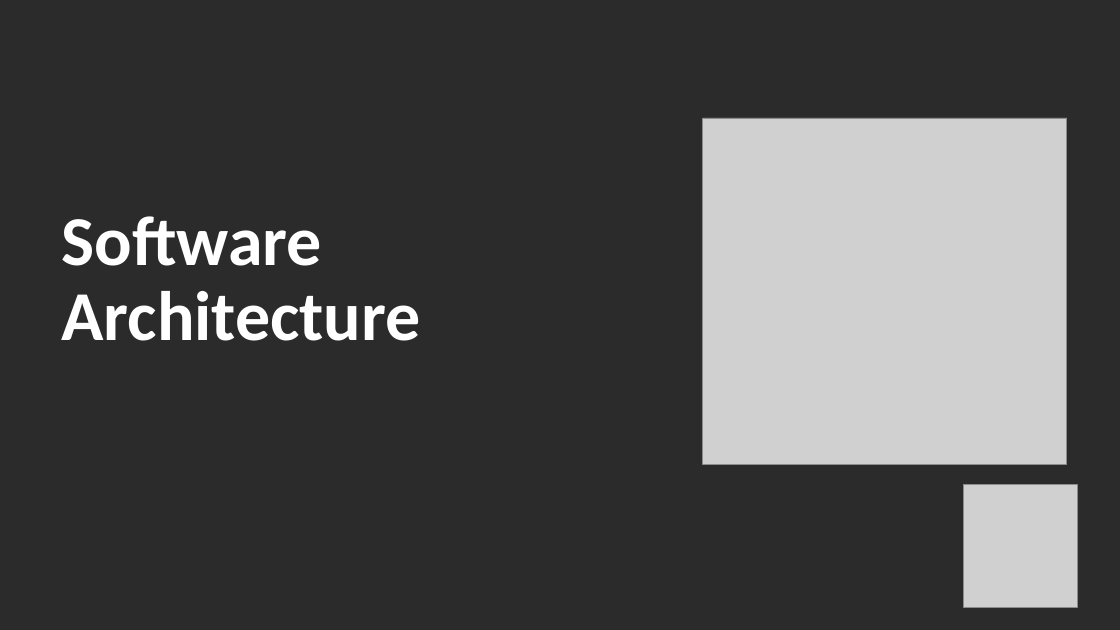
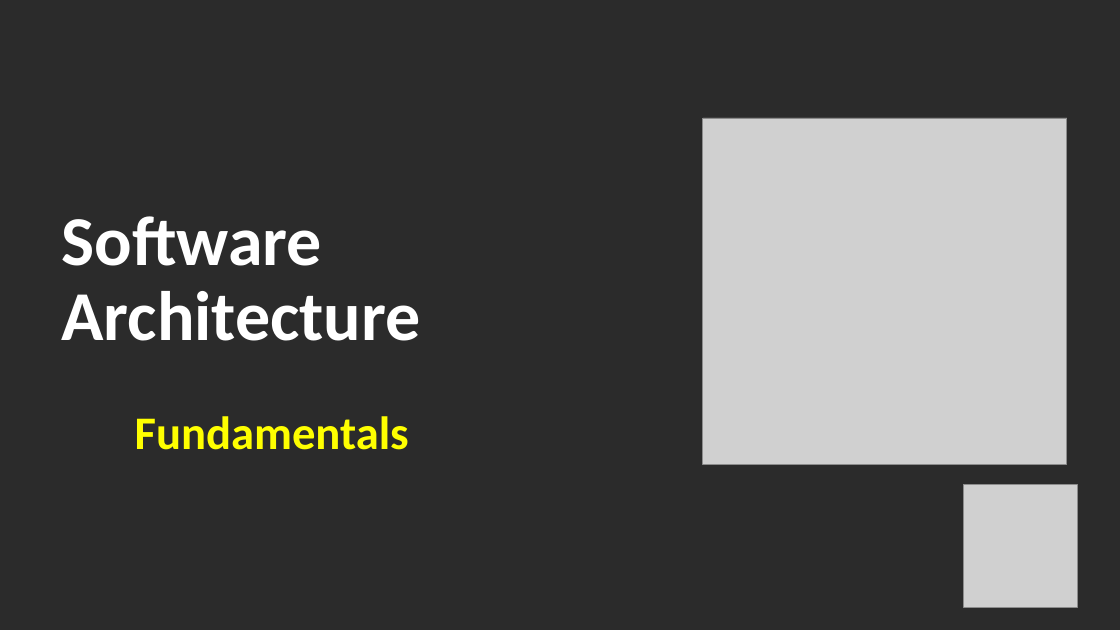
Before and after one commit to Jucer74/SoftwareArchitecture, a slide deck: slide 1 of Clases/01-Fundamentals/SoftwareArchitecture-01-Fundamentals.pptx. Drawn at 1120x630 pixels with LibreOffice and Linux fonts; fonts in the diff are those of the drawing; grey boxes stand for pictures; background and template pictures are left out; a plain dark background stands for a picture behind light text. Boxes give left, top, right and bottom in pixels: in the first picture for what was removed or moved away, otherwise in the second. Text is boxed around its words. In the diff, an @@ line names an element or a change of style, - is before the commit and + after.

Commit message:
Update Presentations

```diff
--- a/Clases/01-Fundamentals/SoftwareArchitecture-01-Fundamentals.pptx
+++ b/Clases/01-Fundamentals/SoftwareArchitecture-01-Fundamentals.pptx
@@ text added at box(135, 416, 409, 450), 40 pt, text #FFFF00, bold @@
+Fundamentals
```
Also in this commit, not shown: 1 other file.
